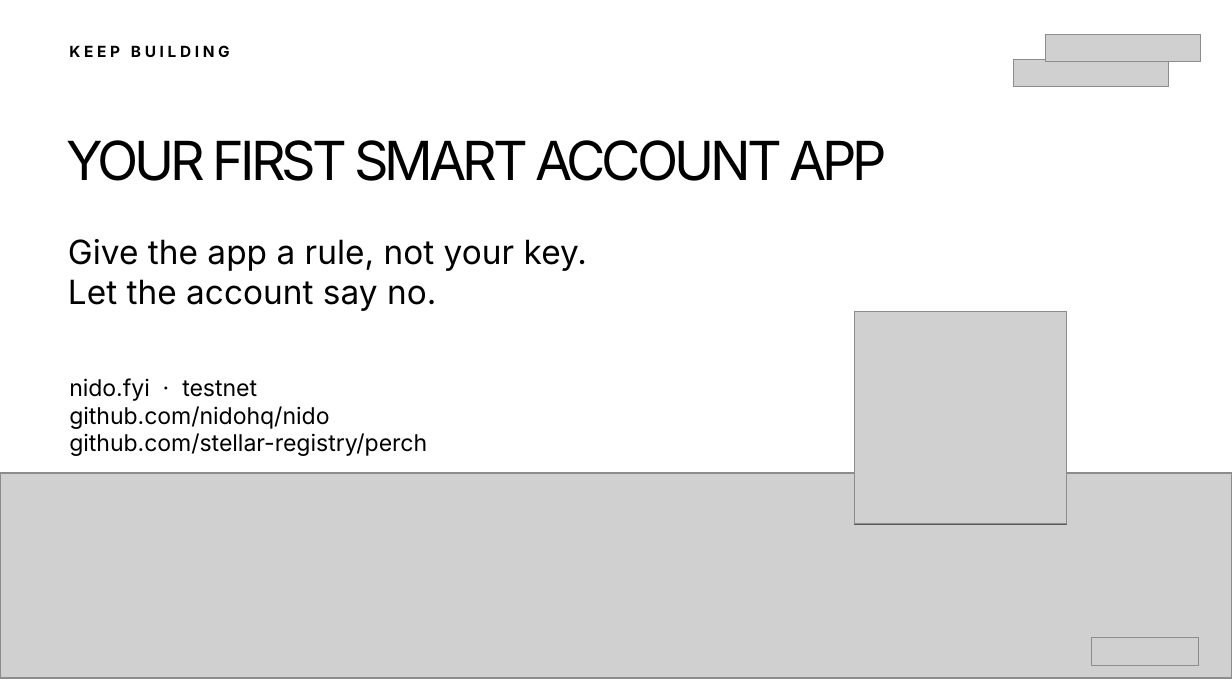
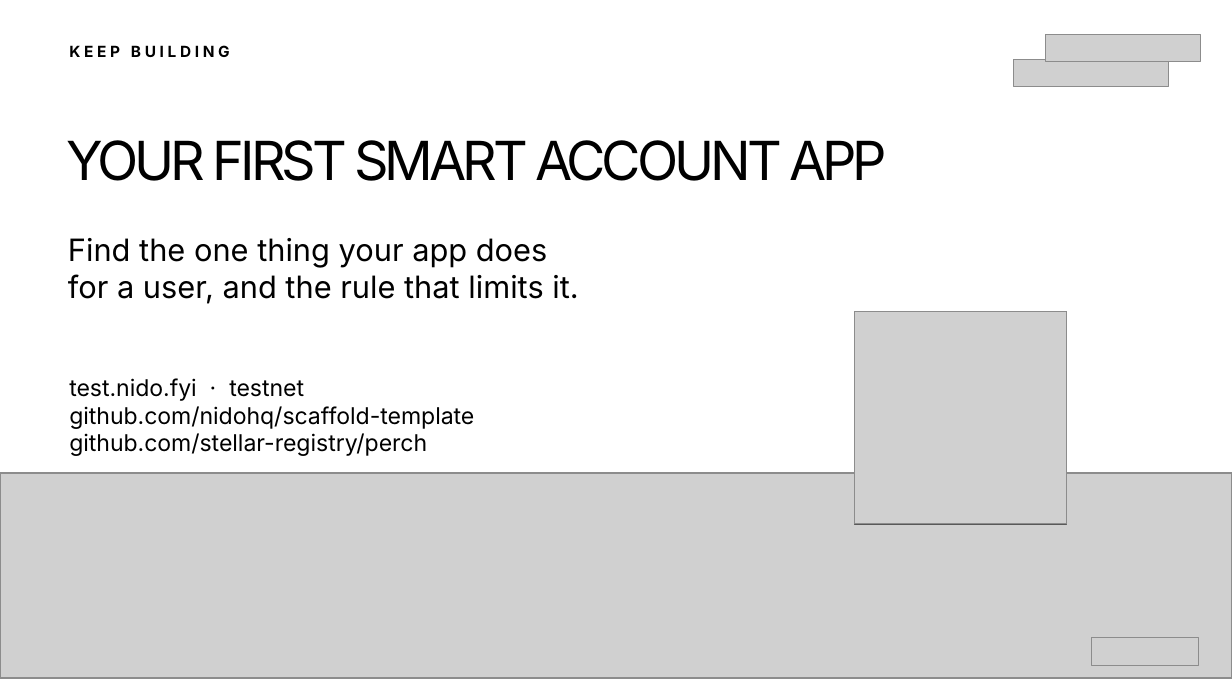
Before and after one commit to bitswell-hq/nidohq__scaffold-template, a slide deck: slide 17 of slides/dist/hack-meridian-smart-accounts.pptx (slide 16 before the commit). Drawn at 1232x693 pixels with LibreOffice and Linux fonts; fonts in the diff are those of the drawing; grey boxes stand for pictures. Boxes give left, top, right and bottom in pixels: in the first picture for what was removed or moved away, otherwise in the second. Text is boxed around its words. In the diff, an @@ line names an element or a change of style, - is before the commit and + after.

Commit message:
feat(slides): conversational rework with highlighted code
Rewrite the talk in a conversational voice, drop the template's numbered
steps/takeaways layouts, replace the build-your-own command list with a
pointer to template/NIDO.md, and highlight code slides token by token.
17 talk slides (15:00) plus 13 appendix slides. Nido links use
test.nido.fyi, matching #1.

```diff
--- a/slides/dist/hack-meridian-smart-accounts.pptx
+++ b/slides/dist/hack-meridian-smart-accounts.pptx
@@ text at (68, 238, 578, 304): text changed; size 19.5 to 18 pt @@
-Give the app a rule, not your key.
-Let the account say no.
+Find the one thing your app does
+for a user, and the rule that limits it.
@@ text at (69, 378, 474, 456): text changed @@
-nido.fyi · testnet
-github.com/nidohq/nido
-github.com/stellar-registry/perch
+test.nido.fyi · testnet
+github.com/nidohq/scaffold-template
+github.com/stellar-registry/perch
```
Also in this commit, not shown: 22 other slides changed, 6 slides added, 7 slides removed, 14 other files.
